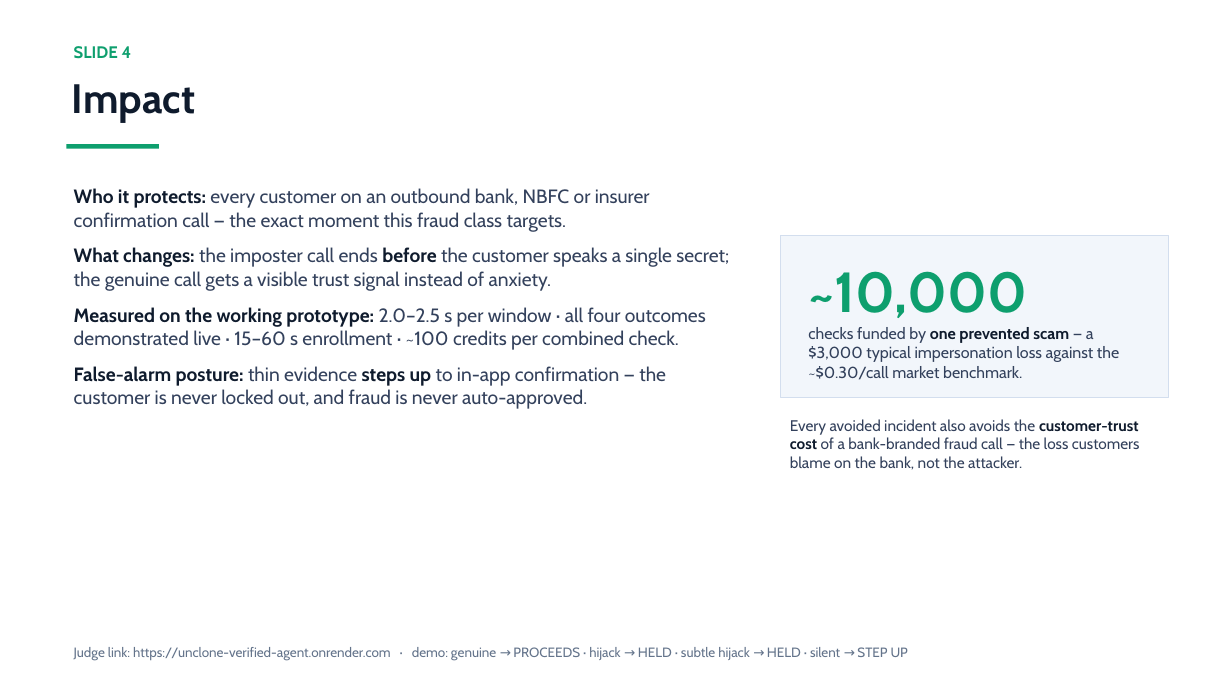
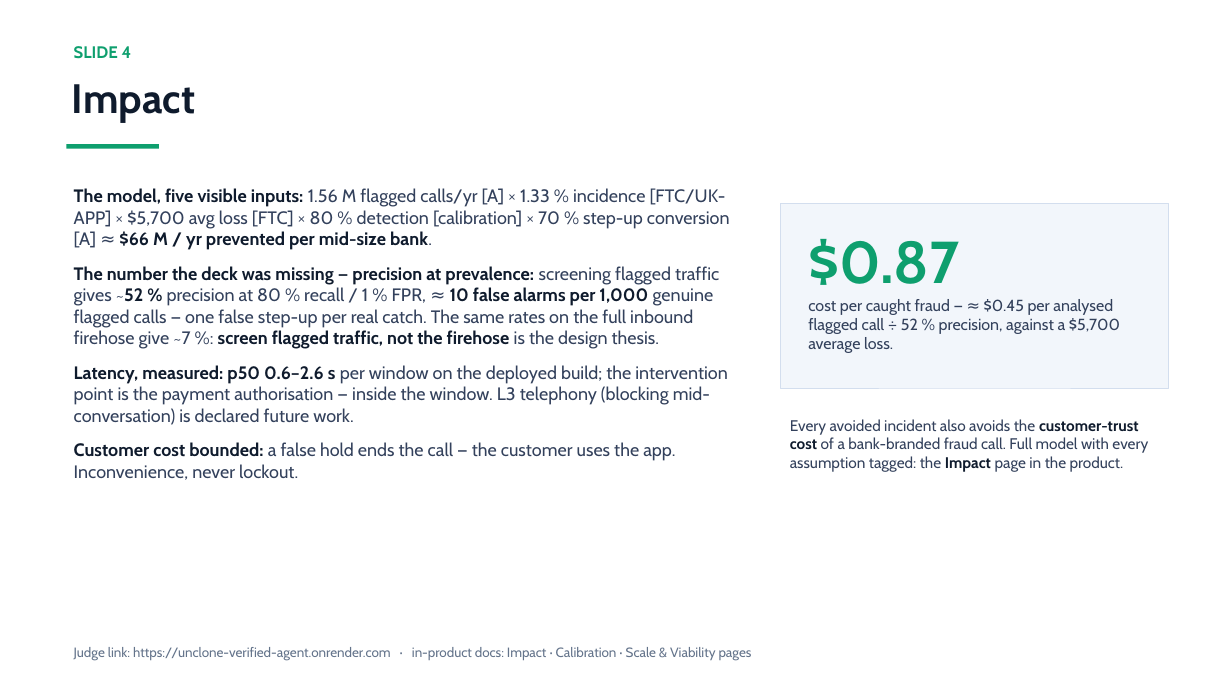
Before and after one commit to Lion4467cat/verified-agent-badge, a slide deck: slide 4 of UNCLONE-day2-deck.pptx. Drawn at 1232x693 pixels with LibreOffice and Linux fonts; fonts in the diff are those of the drawing. Boxes give left, top, right and bottom in pixels: in the first picture for what was removed or moved away, otherwise in the second. Text is boxed around its words. In the diff, an @@ line names an element or a change of style, - is before the commit and + after.

```diff
--- a/UNCLONE-day2-deck.pptx
+++ b/UNCLONE-day2-deck.pptx
@@ text at box(74, 188, 730, 480): text changed; size 15 to 14 pt @@
-Who it protects: every customer on an outbound bank, NBFC or insurer confirmation call — the exact moment this fraud class targets.
-What changes: the imposter call ends before the customer speaks a single secret; the genuine call gets a visible trust signal instead of anxiety.
-Measured on the working prototype: 2.0–2.5 s per window · all four outcomes demonstrated live · 15–60 s enrollment · ~100 credits per combined check.
-False-alarm posture: thin evidence steps up to in-app confirmation — the customer is never locked out, and fraud is never auto-approved.
+The model, five visible inputs: 1.56 M flagged calls/yr [A] × 1.33 % incidence [FTC/UK-APP] × $5,700 avg loss [FTC] × 80 % detection [calibration] × 70 % step-up conversion [A] ≈ $66 M / yr prevented per mid-size bank.
+The number the deck was missing — precision at prevalence: screening flagged traffic gives ~52 % precision at 80 % recall / 1 % FPR, ≈ 10 false alarms per 1,000 genuine flagged calls — one false step-up per real catch. The same rates on the full inbound firehose give ~7 %: screen flagged traffic, not the firehose is the design thesis.
+Latency, measured: p50 0.6–2.6 s per window on the deployed build; the intervention point is the payment authorisation — inside the window. L3 telephony (blocking mid-conversation) is declared future work.
+Customer cost bounded: a false hold ends the call — the customer uses the app. Inconvenience, never lockout.
@@ rectangle: place and size @@
-rectangle at box(781, 236, 1169, 397)
+rectangle at box(781, 203, 1169, 388)
@@ text at box(808, 239, 1120, 353): text changed @@
-~10,000
-checks funded by one prevented scam — a $3,000 typical impersonation loss against the ~$0.30/call market benchmark.
+$0.87
+cost per caught fraud — ≈ $0.45 per analysed flagged call ÷ 52 % precision, against a $5,700 average loss.
@@ text at box(790, 419, 1148, 472): text changed @@
-Every avoided incident also avoids the customer-trust cost of a bank-branded fraud call — the loss customers blame on the bank, not the attacker.
+Every avoided incident also avoids the customer-trust cost of a bank-branded fraud call. Full model with every assumption tagged: the Impact page in the product.
@@ text at box(74, 647, 752, 660): text changed @@
-Judge link: https://unclone-verified-agent.onrender.com · demo: genuine → PROCEEDS · hijack → HELD · subtle hijack → HELD · silent → STEP UP
+Judge link: https://unclone-verified-agent.onrender.com · in-product docs: Impact · Calibration · Scale & Viability pages
```
Also in this commit, not shown: 2 other slides changed, 2 slides added, 2 slides removed, 2 other files.
